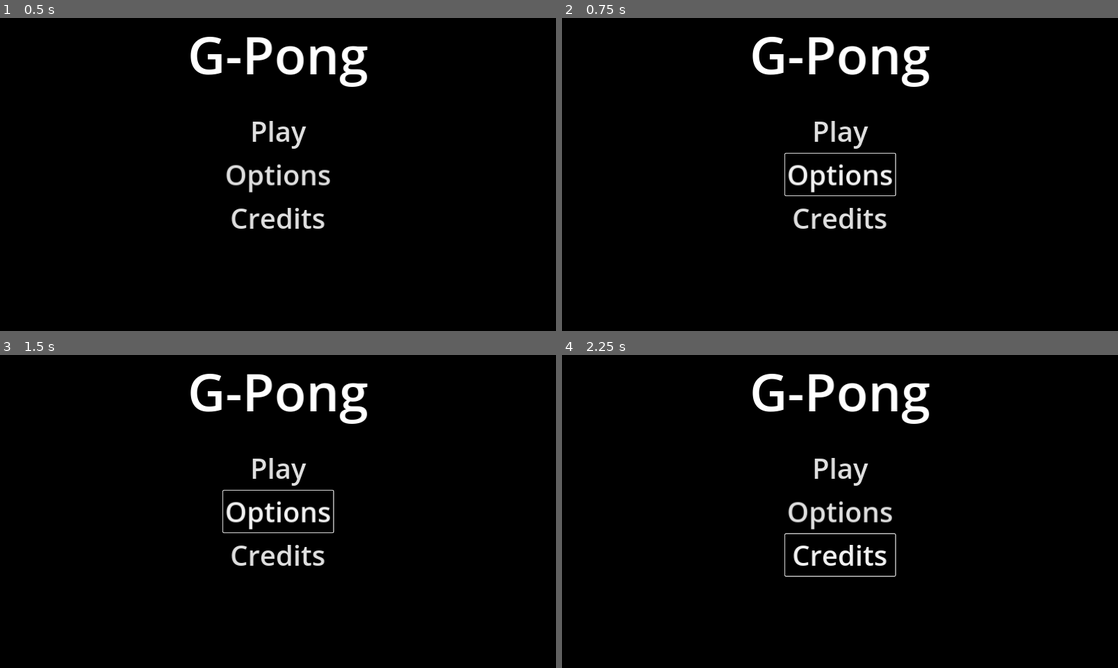
Above: before the commit, frames 1-4 (two rows, left to right).
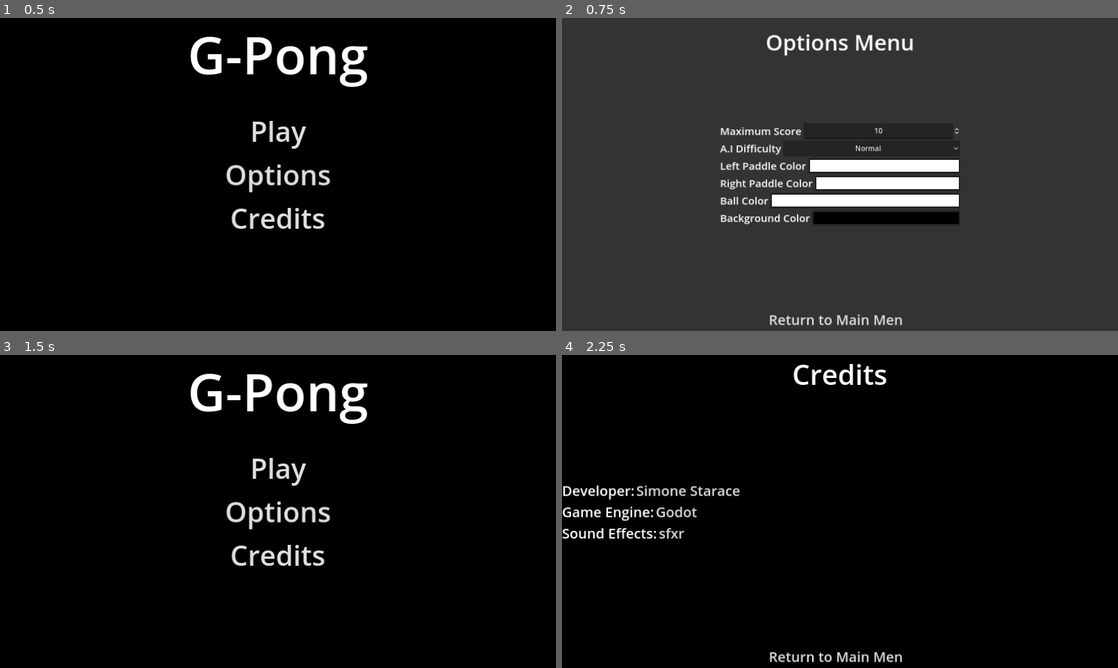
Above: after the commit, the same moments.

Repository: SimoneStarace/G-Pong
Game: Godot game, scene res://scenes/ui/menus/start_menu.tscn
Two runs of this game, one before a commit and one after it. Both use one fixed random seed, a clock stepped at 60 frames per second and the inputs below.
Inputs (mouse positions are in pixels of both pictures, inside the frame that each line leads up to):
- Up to frame 1 (0.5 s): no input
- Up to frame 2 (0.75 s): click "Options" at 0.5 s
- Up to frame 3 (1.5 s): click (278, 655) at 1.25 s, where only the run after the commit has a clickable "Return to Main Menu"
- Up to frame 4 (2.25 s): click "Credits" at 2 s

Frame 1 is identical in both runs. In frame 2, 99% of the frame differs, in the area x 0-100%, y 0-100%; in frame 3, 0.1%; in frame 4, 5.3%.

Commit message:
Use MenuButtons

Diff:
--- a/scenes/ui/menus/credit_menu.tscn
+++ b/scenes/ui/menus/credit_menu.tscn
@@ -1,4 +1,6 @@
-[gd_scene load_steps=3 format=3 uid="uid://800h3lrkwi0f"]
+[gd_scene load_steps=4 format=3 uid="uid://800h3lrkwi0f"]
+
+[ext_resource type="PackedScene" uid="uid://b1yqpo8uosw1n" path="res://scenes/ui/buttons/menu_button.tscn" id="1_fmkrq"]
 
 [sub_resource type="LabelSettings" id="LabelSettings_njkrl"]
 font_size = 64
@@ -36,21 +38,21 @@
 label_settings = SubResource("LabelSettings_njkrl")
 horizontal_alignment = 1
 
-[node name="MenuButton" type="Button" parent="."]
+[node name="MenuButton" parent="." instance=ExtResource("1_fmkrq")]
 layout_mode = 1
 anchors_preset = 7
 anchor_left = 0.5
 anchor_top = 1.0
 anchor_right = 0.5
 anchor_bottom = 1.0
-offset_left = -182.5
-offset_top = -80.0
-offset_right = 182.5
-offset_bottom = -23.0
+offset_left = -168.0
+offset_top = -53.0
+offset_right = 168.0
+offset_bottom = 0.0
 grow_horizontal = 2
 grow_vertical = 0
-theme_override_font_sizes/font_size = 35
 text = "Return to Main Menu"
+_menu_name = "start_menu"
 
 [node name="CreditsContainer" type="VBoxContainer" parent="."]
 layout_mode = 1
@@ -73,6 +75,7 @@
 
 [node name="LinkButton" type="LinkButton" parent="CreditsContainer/Developer"]
 layout_mode = 2
+theme_override_colors/font_hover_color = Color(0, 0, 1, 1)
 theme_override_font_sizes/font_size = 32
 text = "Simone Starace"
 underline = 1
@@ -88,6 +91,7 @@
 
 [node name="LinkButton" type="LinkButton" parent="CreditsContainer/Engine"]
 layout_mode = 2
+theme_override_colors/font_hover_color = Color(0, 0, 1, 1)
 theme_override_font_sizes/font_size = 32
 text = "Godot"
 underline = 1
@@ -103,6 +107,7 @@
 
 [node name="LinkButton" type="LinkButton" parent="CreditsContainer/SoundEffect"]
 layout_mode = 2
+theme_override_colors/font_hover_color = Color(0, 0, 1, 1)
 theme_override_font_sizes/font_size = 32
 text = "sfxr"
 underline = 1
--- a/scenes/ui/menus/option_menu.tscn
+++ b/scenes/ui/menus/option_menu.tscn
@@ -1,6 +1,7 @@
-[gd_scene load_steps=2 format=3 uid="uid://hhq1a7cxu8r6"]
+[gd_scene load_steps=3 format=3 uid="uid://hhq1a7cxu8r6"]
 
 [ext_resource type="Script" path="res://scripts/ui/menus/option_menu.gd" id="1_ceo2h"]
+[ext_resource type="PackedScene" uid="uid://b1yqpo8uosw1n" path="res://scenes/ui/buttons/menu_button.tscn" id="2_e0v8w"]
 
 [node name="OptionMenu" type="Control"]
 layout_mode = 3
@@ -35,21 +36,21 @@
 horizontal_alignment = 1
 vertical_alignment = 1
 
-[node name="MenuButton" type="Button" parent="."]
+[node name="MenuButton" parent="." instance=ExtResource("2_e0v8w")]
 layout_mode = 1
 anchors_preset = 7
 anchor_left = 0.5
 anchor_top = 1.0
 anchor_right = 0.5
 anchor_bottom = 1.0
-offset_left = -182.5
-offset_top = -80.0
-offset_right = 182.5
-offset_bottom = -23.0
+offset_left = -4.0
+offset_top = -8.0
+offset_right = 4.0
+offset_bottom = 0.0
 grow_horizontal = 2
 grow_vertical = 0
-theme_override_font_sizes/font_size = 35
 text = "Return to Main Menu"
+_menu_name = "start_menu"
 
 [node name="Options" type="VBoxContainer" parent="."]
 layout_mode = 1
@@ -166,5 +167,3 @@
 layout_mode = 2
 size_flags_horizontal = 3
 edit_alpha = false
-
-[connection signal="pressed" from="MenuButton" to="." method="_on_menu_button_pressed"]
--- a/scenes/ui/menus/start_menu.tscn
+++ b/scenes/ui/menus/start_menu.tscn
@@ -1,6 +1,7 @@
-[gd_scene load_steps=3 format=3 uid="uid://krsi8lnctyfy"]
+[gd_scene load_steps=4 format=3 uid="uid://krsi8lnctyfy"]
 
 [ext_resource type="Script" path="res://scripts/ui/menus/start_menu.gd" id="1_hthf8"]
+[ext_resource type="PackedScene" uid="uid://b1yqpo8uosw1n" path="res://scenes/ui/buttons/menu_button.tscn" id="2_jhky7"]
 
 [sub_resource type="LabelSettings" id="LabelSettings_287nm"]
 font_size = 120
@@ -56,17 +57,16 @@
 text = "Play"
 flat = true
 
-[node name="OptionsButton" type="Button" parent="VBoxContainer"]
+[node name="OptionsButton" parent="VBoxContainer" instance=ExtResource("2_jhky7")]
 layout_mode = 2
 theme_override_font_sizes/font_size = 64
 text = "Options"
-flat = true
+_menu_name = "option_menu"
 
-[node name="CreditsButton" type="Button" parent="VBoxContainer"]
+[node name="CreditsButton" parent="VBoxContainer" instance=ExtResource("2_jhky7")]
 layout_mode = 2
 theme_override_font_sizes/font_size = 64
 text = "Credits"
-flat = true
+_menu_name = "credit_menu"
 
 [connection signal="pressed" from="VBoxContainer/PlayButton" to="." method="_on_play_button_pressed"]
-[connection signal="pressed" from="VBoxContainer/OptionsButton" to="." method="_on_options_button_pressed"]
